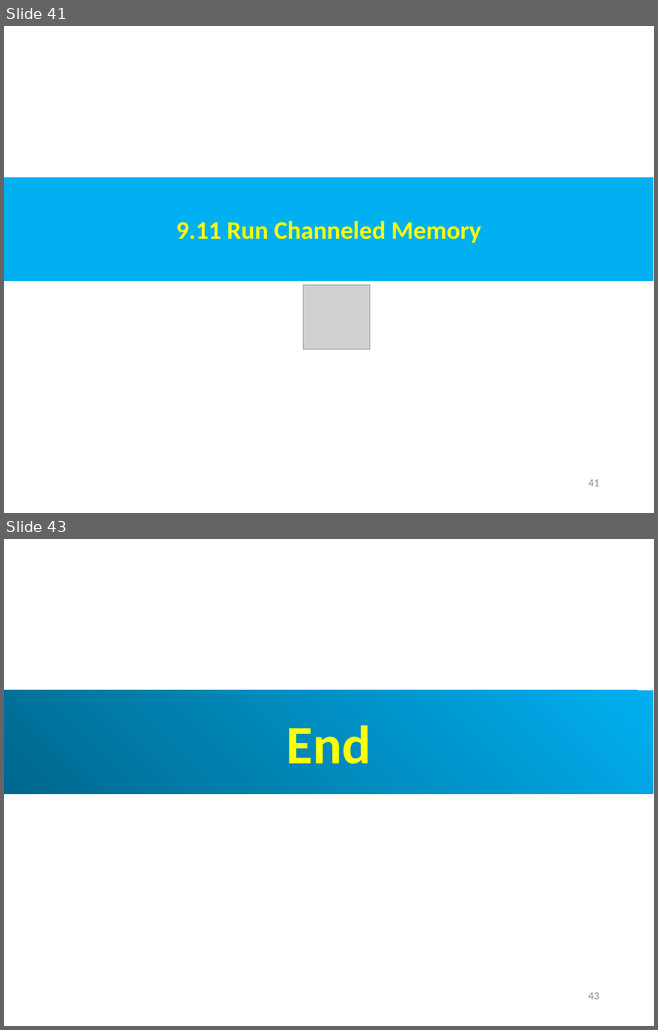
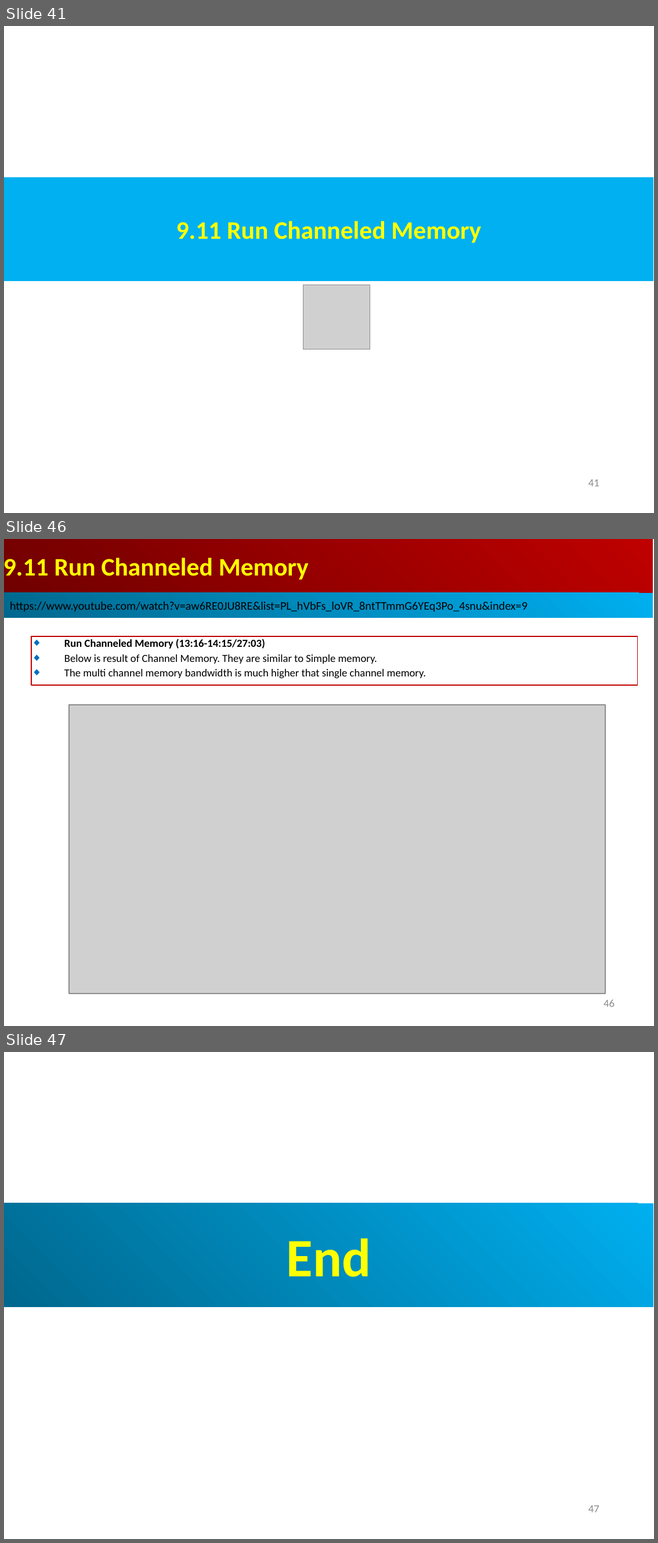
Before and after one commit to peterhchen/AIU_CS850_Gem5_McPAT, a slide deck: 050_Gem5/009.MemMod/000_Video/009.MemMod.ppt. Shown one above the other, each under a label of ours: slides 41 and 43 before the commit, slides 41, 46 and 47 after it; the slides between them are not shown. The pictures are 658x1030 and 658x1543 pixels, drawn with LibreOffice and Linux fonts; fonts in the diff are those of the drawing; grey boxes stand for pictures. Boxes give left, top, right and bottom in pixels: in the first picture for what was removed or moved away, otherwise in the second. Text is boxed around its words. In the diff, an @@ line names an element or a change of style, - is before the commit and + after.

```diff
--- a/050_Gem5/009.MemMod/000_Video/009.MemMod.ppt
+++ b/050_Gem5/009.MemMod/000_Video/009.MemMod.ppt
@@ slide 46 added at (4,539,654,1026), background #FFFFFF @@
@@ rectangle added at (4,539,652,593), fill gradient #BF0000 to #710000, 28 pt, text #FFFF00, bold @@
+9.11 Run Channeled Memory
@@ rectangle added at (4,593,652,618), fill gradient #00AFEF to #00688E, 13 pt, text #000000 @@
+https://www.youtube.com/watch?v=aw6RE0JU8RE&list=PL_hVbFs_loVR_8ntTTmmG6YEq3Po_4snu&index=9
@@ rectangle added at (31,636,637,685), outline #C00000 0.74 pt, 12 pt, text #000000 @@
+◆ Run Channeled Memory (13:16-14:15/27:03)
+◆ Below is result of Channel Memory. They are similar to Simple memory.
+◆ The multi channel memory bandwidth is much higher that single channel memory.
@@ picture added at (69,705,605,994) @@
@@ page number added at (603,1000,614,1007), 12 pt, text #8B8B8B @@
+46
@@ what was slide 43 is now slide 47 @@
@@ page number at (588,1506,599,1513): text changed @@
-43
+47
```
Also in this commit, not shown: 3 slides changed, 3 other slides added.
